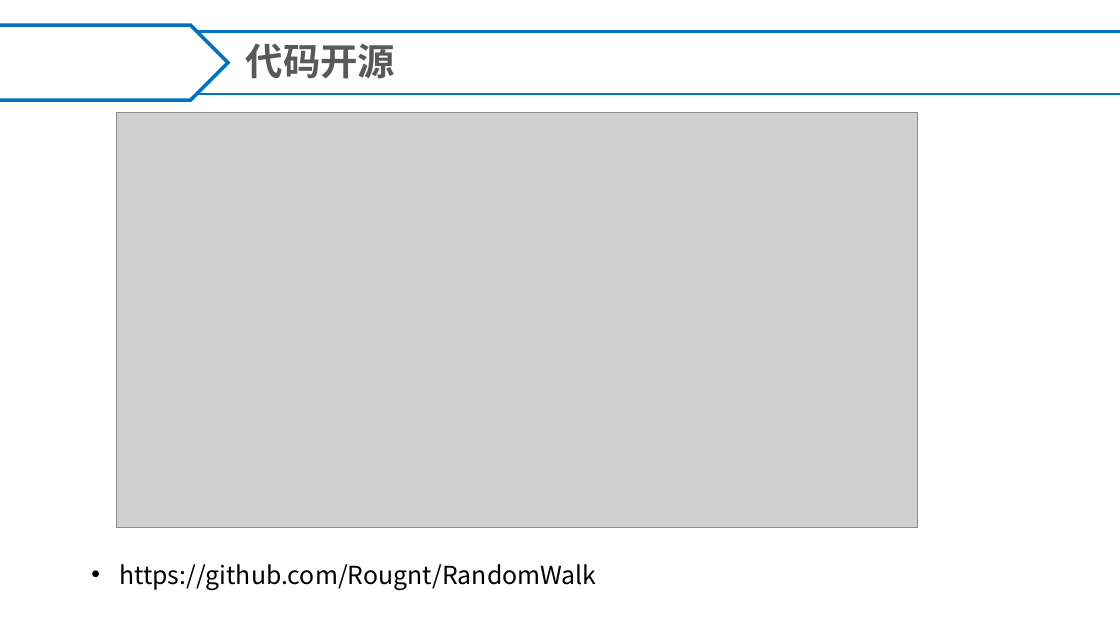
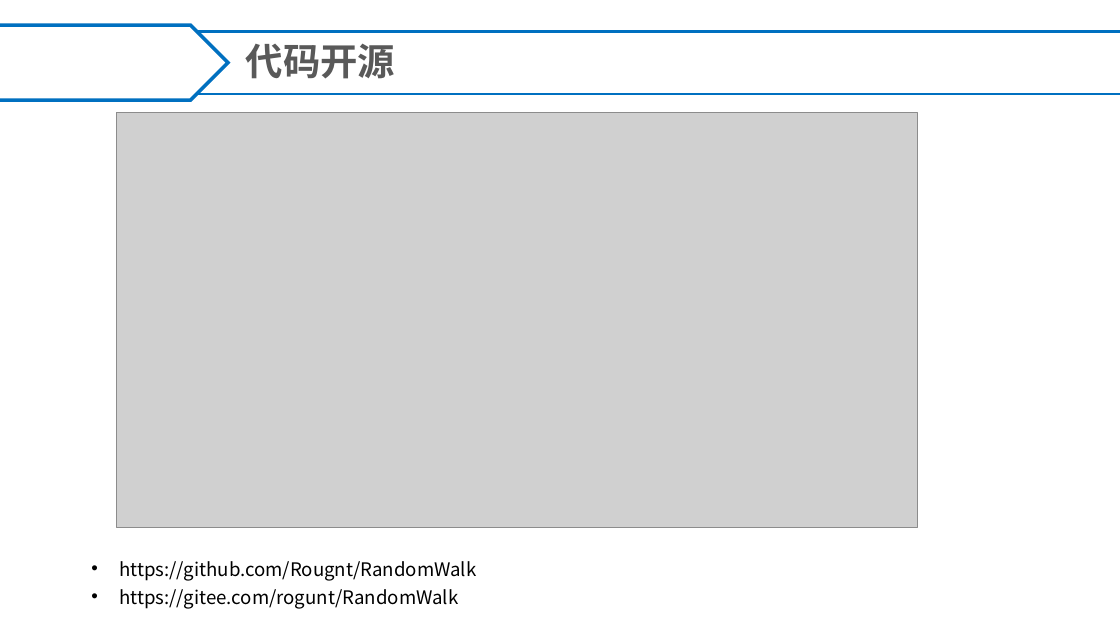
Before and after one commit to Rougnt/RandomWalk, a slide deck: slide 13 of 第10组.pptx. Drawn at 1120x630 pixels with LibreOffice and Linux fonts; fonts in the diff are those of the drawing; grey boxes stand for pictures; background and template pictures are left out. Boxes give left, top, right and bottom in pixels: in the first picture for what was removed or moved away, otherwise in the second. Text is boxed around its words. In the diff, an @@ line names an element or a change of style, - is before the commit and + after.

Commit message:
change ppt

```diff
--- a/第10组.pptx
+++ b/第10组.pptx
@@ text at [119,561,476,581]: size 21.4 to 16 pt in "https://github.com/Rougnt/RandomWalk"; less space between paragraphs @@
@@ text at [119,589,458,609]: paragraph added @@
+• https://gitee.com/rogunt/RandomWalk
```
